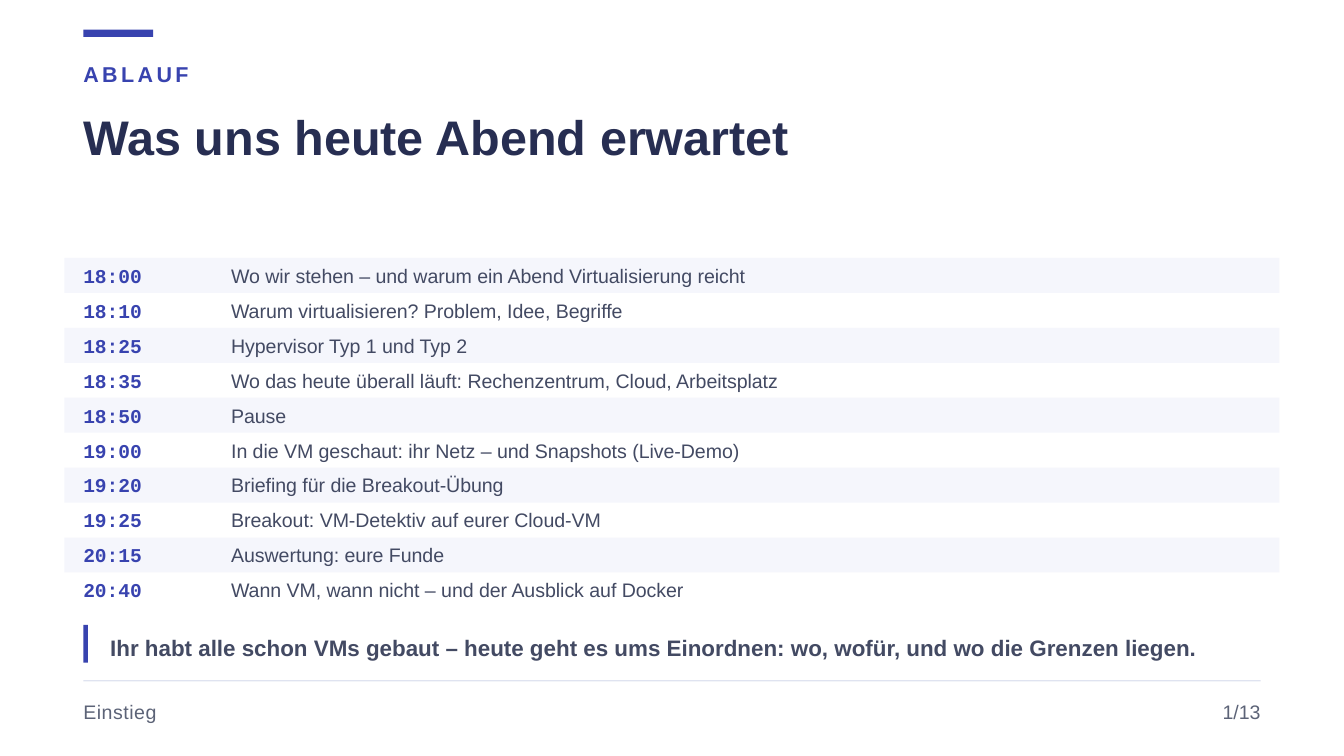
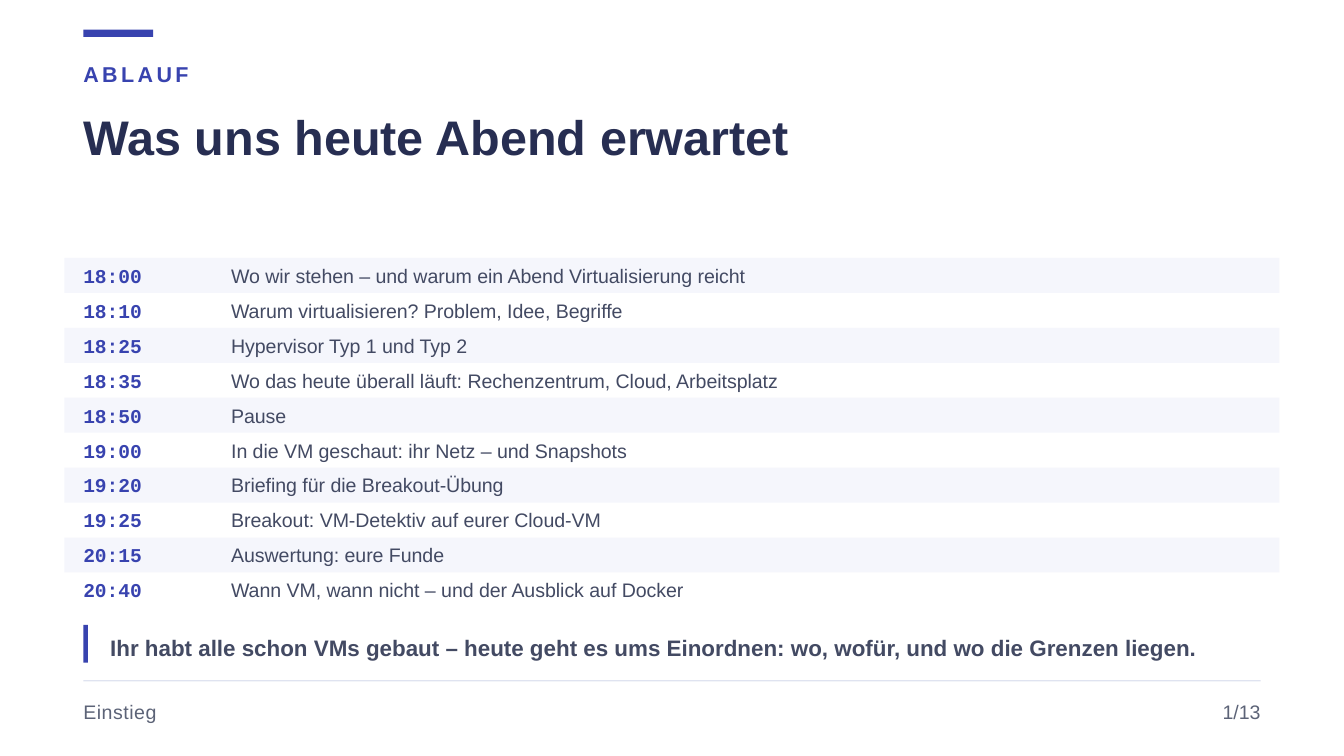
Before and after one commit to JacobMenge/kurs-unterlagen, a slide deck: slide 2 of folien/04-virtualisierung.pptx. Drawn at 1344x756 pixels with LibreOffice and Linux fonts; fonts in the diff are those of the drawing. Boxes give left, top, right and bottom in pixels: in the first picture for what was removed or moved away, otherwise in the second. Text is boxed around its words. In the diff, an @@ line names an element or a change of style, - is before the commit and + after.

```diff
--- a/folien/04-virtualisierung.pptx
+++ b/folien/04-virtualisierung.pptx
@@ text at (x1=231, y1=444, x2=627, y2=462): text changed @@
-In die VM geschaut: ihr Netz – und Snapshots (Live-Demo)
+In die VM geschaut: ihr Netz – und Snapshots
```
Also in this commit, not shown: 5 other slides changed, 1 other file.
